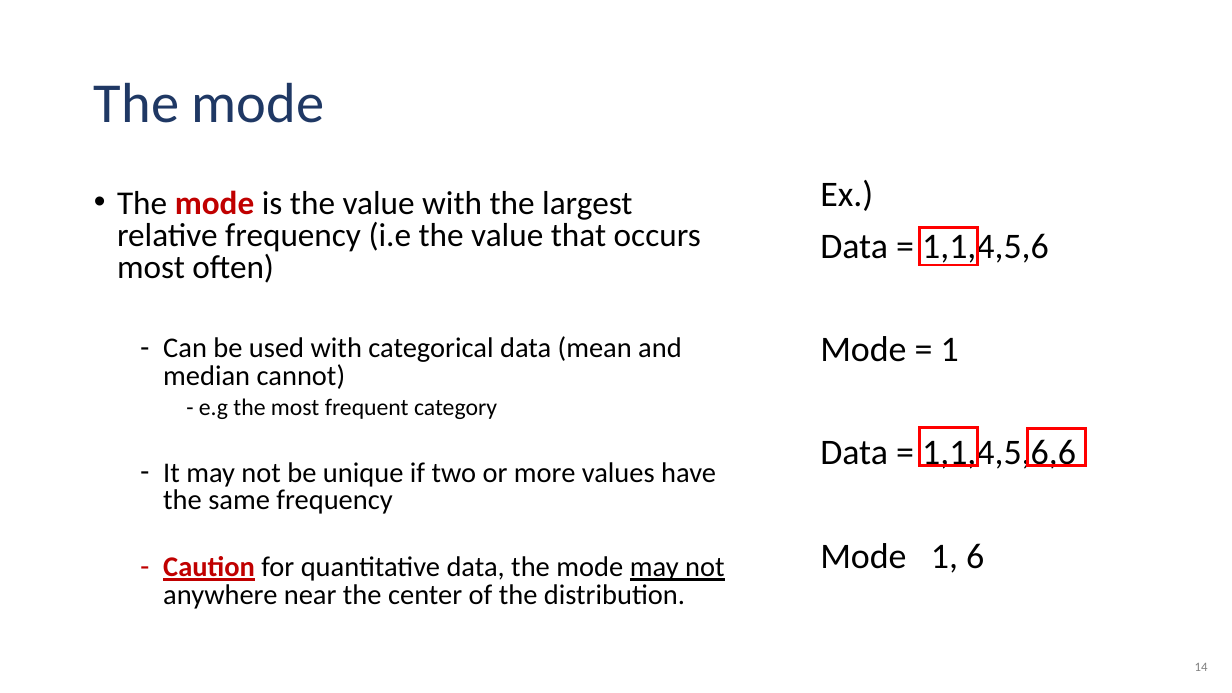
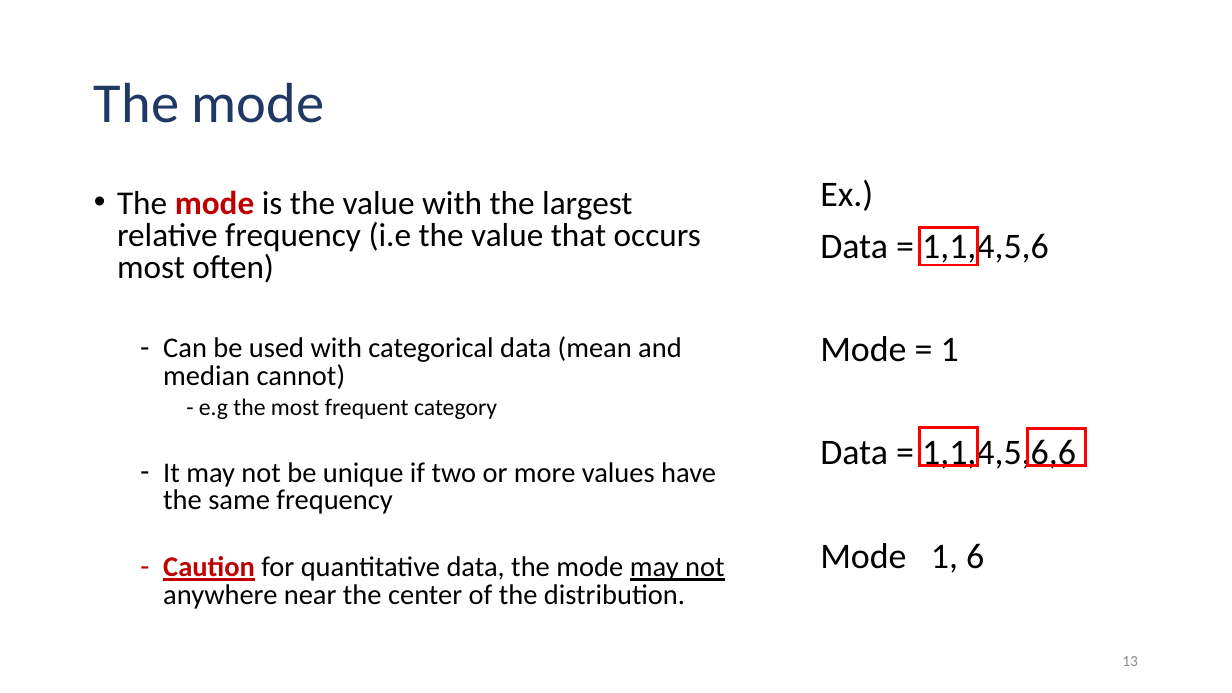
Before and after one commit to Jarred6068/Kvamme_UI_STAT251, a slide deck: slide 13 of docs/lecture_slides/Week 2/Week2_Lecture5_slides_1_19_2024.pptx (slide 14 before the commit). Drawn at 1232x693 pixels with LibreOffice and Linux fonts; fonts in the diff are those of the drawing. Boxes give left, top, right and bottom in pixels: in the first picture for what was removed or moved away, otherwise in the second. Text is boxed around its words. In the diff, an @@ line names an element or a change of style, - is before the commit and + after.

```diff
--- a/docs/lecture_slides/Week 2/Week2_Lecture5_slides_1_19_2024.pptx
+++ b/docs/lecture_slides/Week 2/Week2_Lecture5_slides_1_19_2024.pptx
@@ page number added at [1122, 656, 1138, 666], 12 pt, text #8C8C8C @@
+13
@@ text removed at [1195, 663, 1208, 671] @@
-14
```
Also in this commit, not shown: 29 other slides changed, 3 slides added, 4 slides removed, 1 other file.
